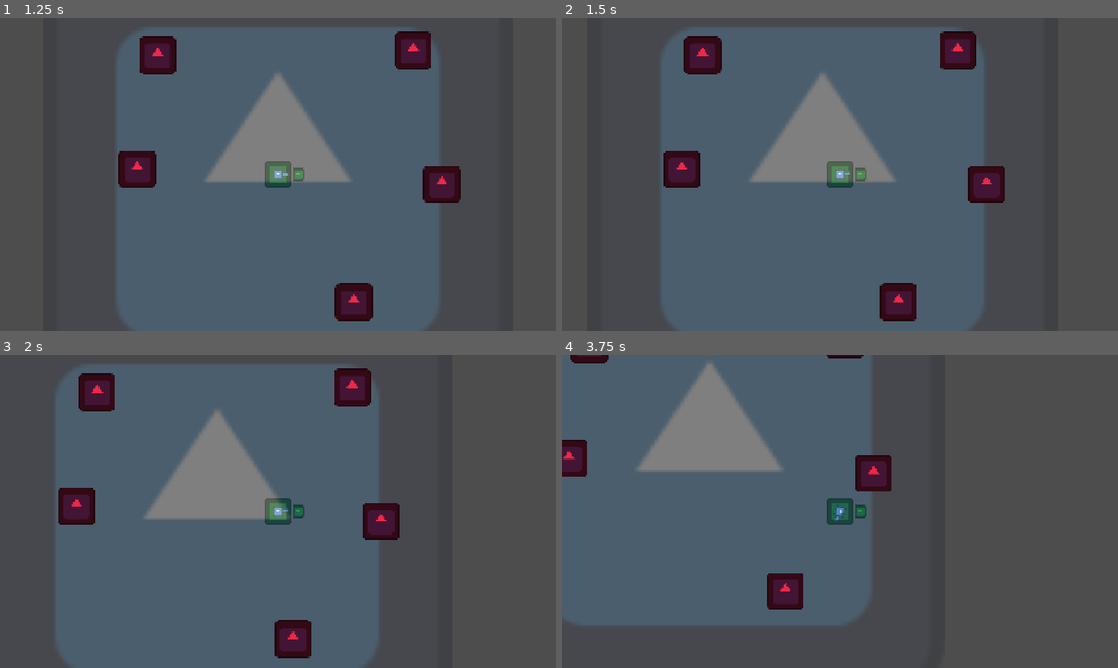
Above: before the commit, frames 1-4 (two rows, left to right).
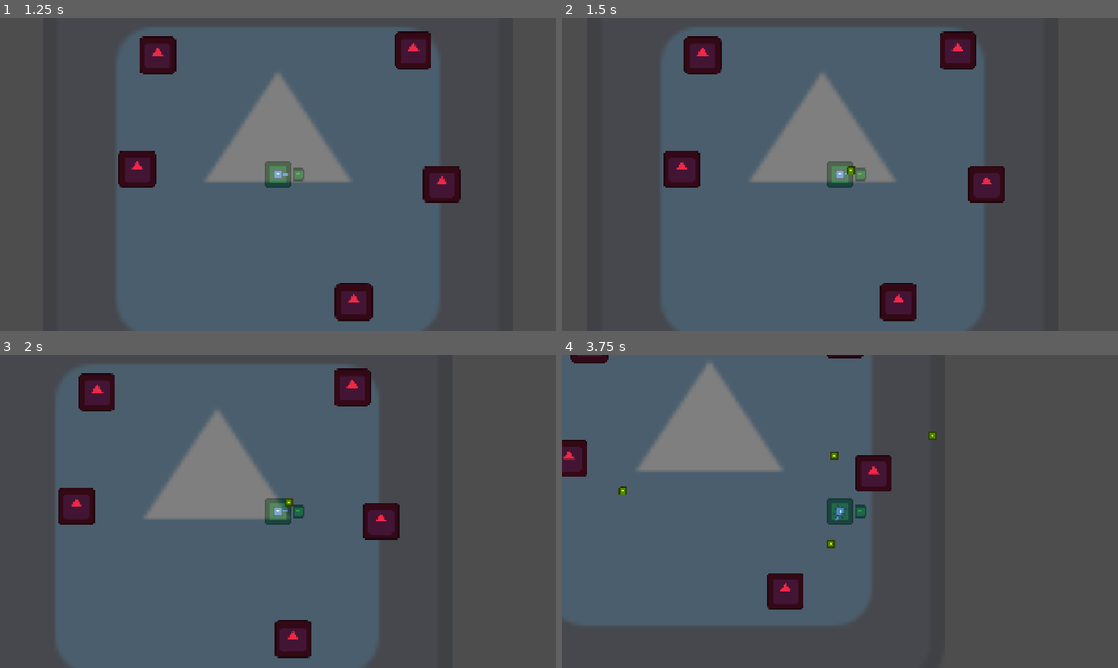
Above: after the commit, the same moments.

Repository: gerep/godot-wild-jam
Game: Godot game, scene res://game/game.tscn
Two runs of this game, one before a commit and one after it. Both use one fixed random seed, a clock stepped at 60 frames per second and the inputs below. The engine's default icon, where the game draws it, is replaced by a stand-in: a white triangle on a blue panel in a dark square.
Inputs (mouse positions are in pixels of both pictures, inside the frame that each line leads up to):
- Up to frame 1 (1.25 s): click "Play" at 0.5 s
- Up to frame 2 (1.5 s): tap Enter at 1.25 s; move the mouse to (962, 158) at 1.27 s; press the mouse at (962, 158) at 1.28 s; hold D (move_right) from 1.28 s (still down)
- Up to frame 3 (2 s): keep holding D (move_right)
- Up to frame 4 (3.75 s): move the mouse to (728, 527) at 2.02 s; release D (move_right) at 2.03 s; release the mouse at (728, 527) at 2.03 s; hold S (move_down) 2.03-2.78 s; click (728, 527) at 2.1 s; move the mouse to (895, 442) at 2.77 s; press the mouse at (895, 442) at 2.78 s; hold D (move_right) 2.78-3.53 s; move the mouse to (812, 574) at 3.52 s; release the mouse at (812, 574) at 3.53 s; hold W (move_up) from 3.53 s (still down); click (812, 574) at 3.6 s

Frame 1 is identical in both runs. In frame 2, less than 0.1% of the frame differs, in the area x 51-53%, y 47-50%; in frame 3, less than 0.1%; in frame 4, 0.2%, in the area x 10-68%, y 24-62%.

Commit message:
Fix owner of bullet with new ship system

Diff:
--- a/game/player/base_turret.gd
+++ b/game/player/base_player_turret.gd
@@ -1,3 +1,4 @@
+class_name BasePlayerTurret
 extends Node2D
 
 @onready var shooting_pos: Marker2D = $ShootingPos
@@ -9,7 +10,8 @@
 func _unhandled_input(event: InputEvent) -> void:
 	if event.is_action_pressed(&"shoot"):
 		var direction := shooting_pos.global_position.direction_to(get_global_mouse_position())
-		Projectile.create(owner, shooting_pos.global_position, direction, Projectiles.SIMPLE_BULLET)
+		# HACK. Owner will be ship skeleton. But we need owner of ship skeleton.
+		Projectile.create(owner.owner, shooting_pos.global_position, direction, Projectiles.SIMPLE_BULLET)
 
 	if event is InputEventMouseMotion:
 		look_at(get_global_mouse_position())
--- a/game/ship_skeleton/ship_skeleton.tscn
+++ b/game/ship_skeleton/ship_skeleton.tscn
@@ -2,7 +2,7 @@
 
 [ext_resource type="Script" uid="uid://p57h3besvdad" path="res://game/ship_skeleton/ship_skeleton.gd" id="1_0h88w"]
 [ext_resource type="Texture2D" uid="uid://1ml5obg52a88" path="res://icon.svg" id="1_nscq2"]
-[ext_resource type="Script" uid="uid://b8q0gvn2dj335" path="res://game/player/base_turret.gd" id="3_y8qy0"]
+[ext_resource type="Script" uid="uid://b8q0gvn2dj335" path="res://game/player/base_player_turret.gd" id="3_y8qy0"]
 [ext_resource type="PackedScene" uid="uid://73o17dpehsvx" path="res://game/ship_skeleton/cell/cell.tscn" id="5_y8qy0"]
 
 [sub_resource type="CapsuleShape2D" id="CapsuleShape2D_0h88w"]
Renamed: game/player/base_turret.gd.uid -> game/player/base_player_turret.gd.uid
